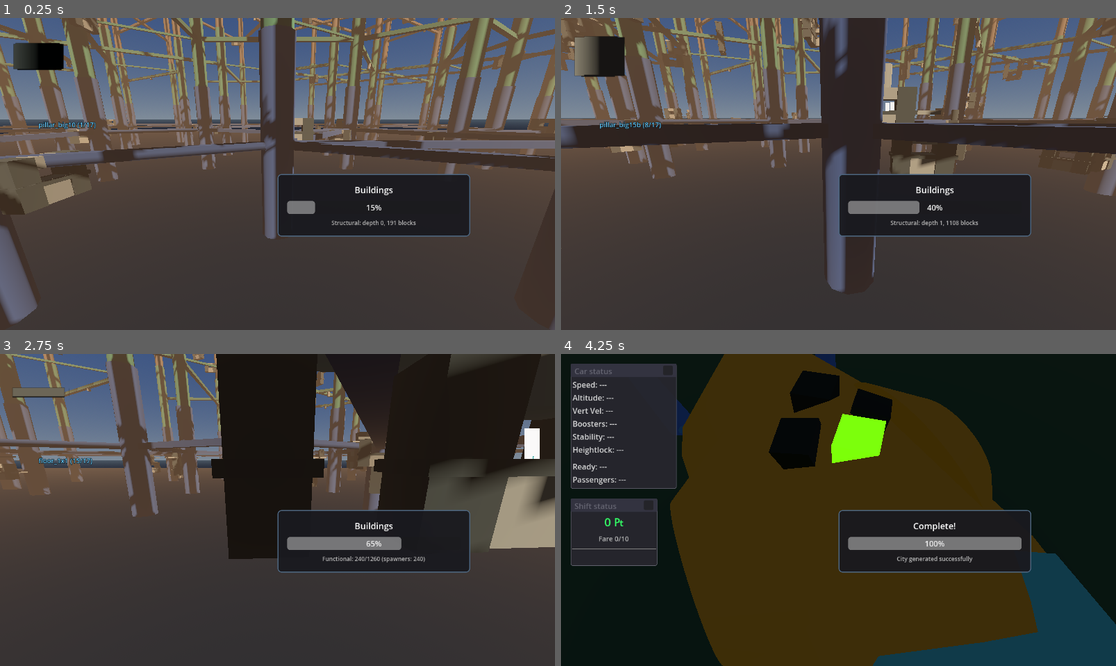
Above: before the commit, frames 1-4 (two rows, left to right).
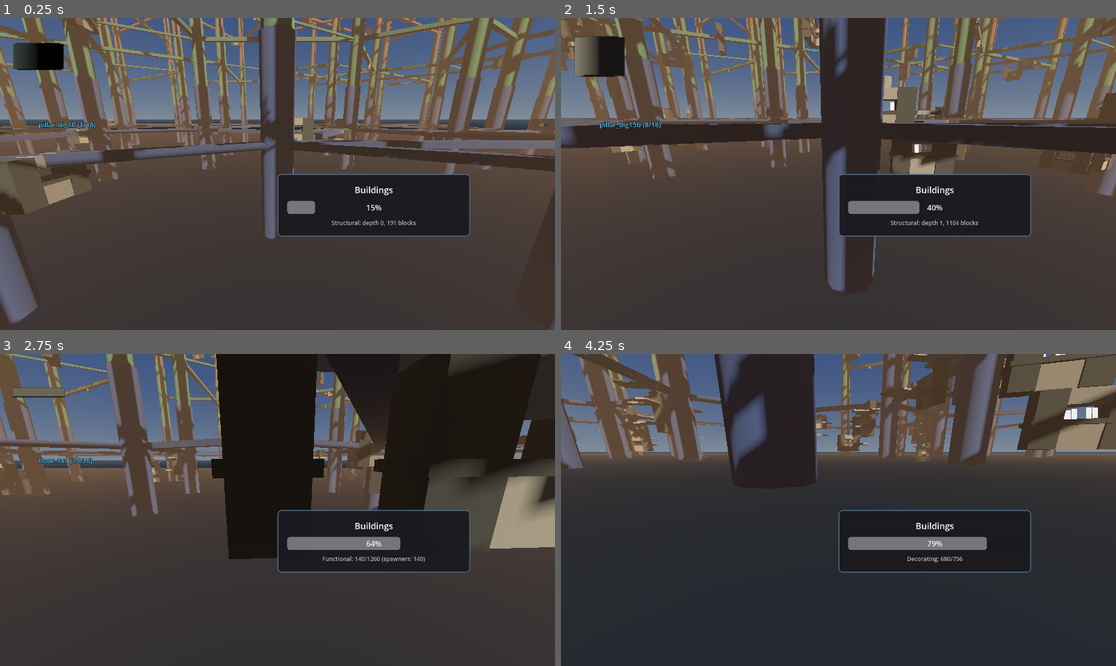
Above: after the commit, the same moments.

Repository: TaxiService/fcar
Game: Godot game, scene res://city/city_test.tscn
Two runs of this game, one before a commit and one after it. Both use one fixed random seed, a clock stepped at 60 frames per second and the inputs below.
Inputs (mouse positions are in pixels of both pictures, inside the frame that each line leads up to):
- Up to frame 1 (0.25 s): no input
- Up to frame 2 (1.5 s): tap Enter at 0.5 s; move the mouse to (866, 174) at 0.52 s; hold W (forward) from 0.53 s (still down); tap R (confirm) at 0.6 s; click (866, 174) at 0.67 s; tap Space (jump) at 0.77 s; move the mouse to (810, 174) at 1.27 s; tap C (crouch) at 1.35 s
- Up to frame 3 (2.75 s): keep holding W (forward); tap Space (jump) at 1.52 s; move the mouse to (288, 503) at 2.02 s; tap V (toggle_auto_hover) at 2.1 s
- Up to frame 4 (4.25 s): keep holding W (forward); move the mouse to (832, 516) at 2.77 s; tap F (toggle_control_lock) at 2.85 s; click (832, 516) at 2.92 s; tap Space (jump) at 3.02, 3.77 s; move the mouse to (877, 513) at 3.52 s; hold Ctrl from 3.53 s (still down)

The runs differ from the first frame. In frame 1, less than 0.1% of the frame differs, in the area x 16-17%, y 33-36%; in frame 2, 0.6%; in frame 3, 0.7%; in frame 4, 87%, in the area x 0-100%, y 0-100%.

Commit message:
testing small connector on floors

Diff:
--- a/city/building/floor_1x2.tscn
+++ b/city/building/floor_1x2.tscn
@@ -61,7 +61,7 @@
 [node name="Conn_Plug_Large4" type="Marker3D" parent="."]
 transform = Transform3D(1, 0, 0, 0, -4.371139e-08, -1, 0, 1, -4.371139e-08, -15, 2.5, 0)
 script = ExtResource("4_wffqm")
-size_flags = 6
+size_flags = 7
 is_plug = false
 rotation_mode = 1
 
--- a/city/building/floor_1x2b.tscn
+++ b/city/building/floor_1x2b.tscn
@@ -47,7 +47,7 @@
 [node name="Conn_Plug_Large3" type="Marker3D" parent="."]
 transform = Transform3D(1, 0, 0, 0, -4.371139e-08, -1, 0, 1, -4.371139e-08, 15, 2.5, 0)
 script = ExtResource("3_kotqw")
-size_flags = 6
+size_flags = 7
 is_plug = false
 rotation_mode = 1
 
--- a/city/building/floor_1x3.tscn
+++ b/city/building/floor_1x3.tscn
@@ -77,7 +77,7 @@
 [node name="Conn_Plug_Large6" type="Marker3D" parent="."]
 transform = Transform3D(1, 0, 0, 0, -4.371139e-08, -1, 0, 1, -4.371139e-08, 0, 2.5, 0)
 script = ExtResource("3_ok4mr")
-size_flags = 6
+size_flags = 7
 is_plug = false
 rotation_mode = 1
 
--- a/city/building/functional/spawner1x1.tscn
+++ b/city/building/functional/spawner1x1.tscn
@@ -2,17 +2,12 @@
 
 [ext_resource type="Script" uid="uid://cmafag82uyxu7" path="res://city/BuildingBlock.gd" id="1_umquq"]
 [ext_resource type="Script" uid="uid://dhck8hvi8ocih" path="res://systems/SpawnZone.gd" id="2_odf2g"]
+[ext_resource type="Material" uid="uid://bqb6xr3pfb6vl" path="res://mats/holo.tres" id="3_odf2g"]
 [ext_resource type="Script" uid="uid://bqovvbw65pd4c" path="res://city/ConnectionPoint.gd" id="4_1oxgn"]
 [ext_resource type="Material" uid="uid://c84qehqsj2tk1" path="res://mats/floor_small.tres" id="5_0k77h"]
 
-[sub_resource type="StandardMaterial3D" id="StandardMaterial3D_odf2g"]
-transparency = 1
-blend_mode = 1
-cull_mode = 2
-albedo_color = Color(0.08088628, 0.33429295, 0.5158293, 1)
-
 [sub_resource type="PlaneMesh" id="PlaneMesh_it2eq"]
-material = SubResource("StandardMaterial3D_odf2g")
+material = ExtResource("3_odf2g")
 size = Vector2(22.5, 22.5)
 
 [sub_resource type="BoxShape3D" id="BoxShape3D_orayl"]
